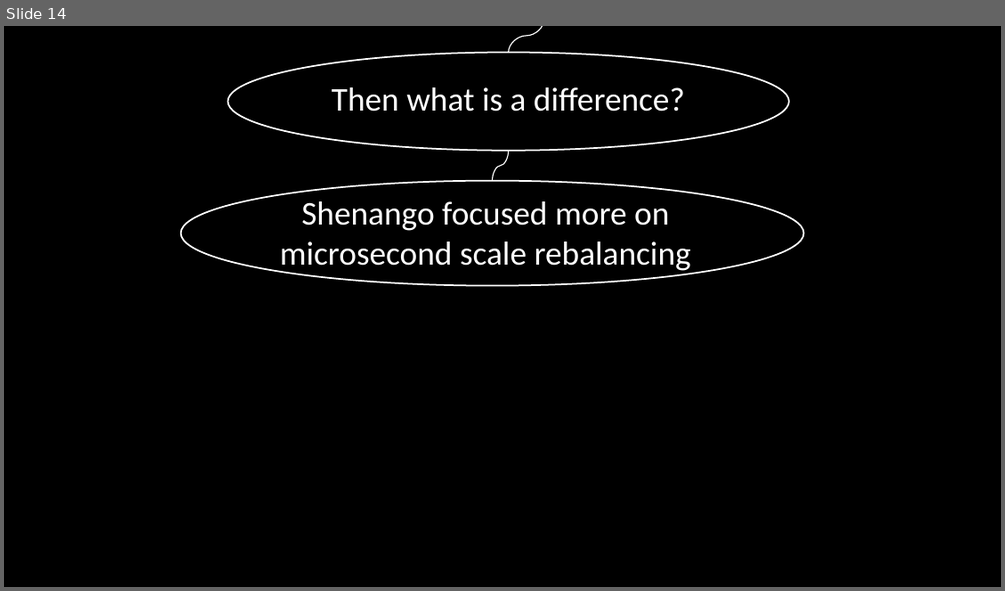
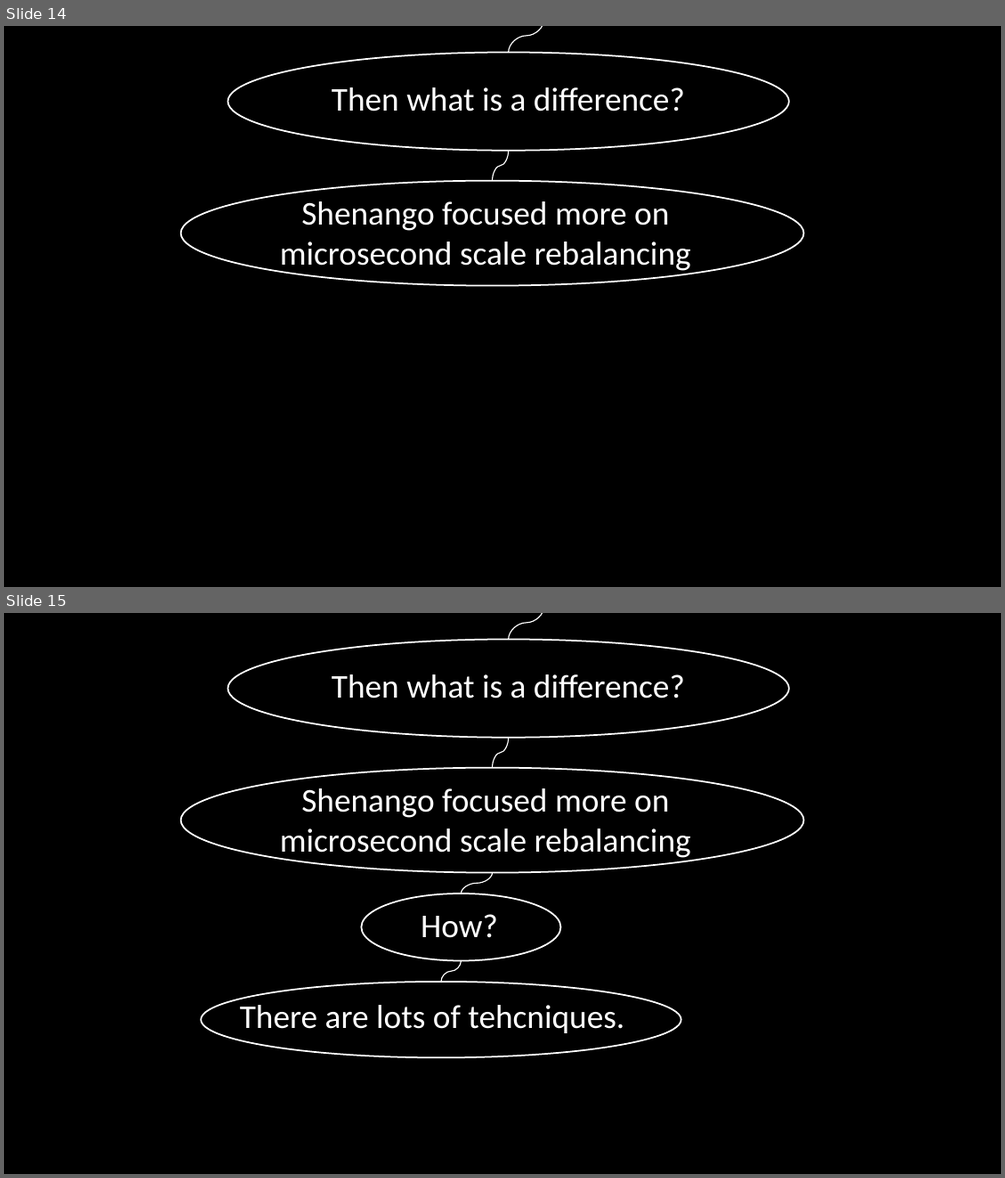
Before and after one commit to minseok127/paper_reviews, a slide deck: operating_system/ghOSt/Shenango.pptx. Shown one above the other, each under a label of ours: slide 14 before the commit, slides 14 and 15 after it. The pictures are 1005x591 and 1005x1178 pixels, drawn with LibreOffice and Linux fonts; fonts in the diff are those of the drawing. Boxes give left, top, right and bottom in pixels: in the first picture for what was removed or moved away, otherwise in the second. Text is boxed around its words. In the diff, an @@ line names an element or a change of style, - is before the commit and + after.

```diff
--- a/operating_system/ghOSt/Shenango.pptx
+++ b/operating_system/ghOSt/Shenango.pptx
@@ slide 15 added at (4, 613, 1001, 1174), background #000000 @@
@@ ellipse added at (227, 639, 788, 737), outline #FFFFFF 1.5 pt @@
@@ curved line added from (544, 613) to (509, 639), #FFFFFF 1 pt @@
@@ text added at (332, 674, 685, 698), 32 pt, text #FFFFFF @@
+Then what is a difference?
@@ curved line added from (509, 737) to (493, 768), #FFFFFF 1 pt @@
@@ ellipse added at (180, 768, 803, 873), outline #FFFFFF 1.5 pt @@
@@ text added at (280, 788, 691, 860), 32 pt, text #FFFFFF @@
+Shenango focused more on microsecond scale rebalancing
@@ curved line added from (493, 873) to (461, 893), #FFFFFF 1 pt @@
@@ ellipse added at (362, 893, 561, 961), outline #FFFFFF 1.5 pt @@
@@ text added at (421, 914, 498, 938), 32 pt, text #FFFFFF @@
+How?
@@ ellipse added at (201, 981, 680, 1058), outline #FFFFFF 1.5 pt @@
@@ curved line added from (461, 961) to (441, 981), #FFFFFF 1 pt @@
@@ text added at (240, 1005, 624, 1033), 32 pt, text #FFFFFF @@
+There are lots of tehcniques.
```
Also in this commit, not shown: 4 slides changed, 8 other slides added, 3 other files.
